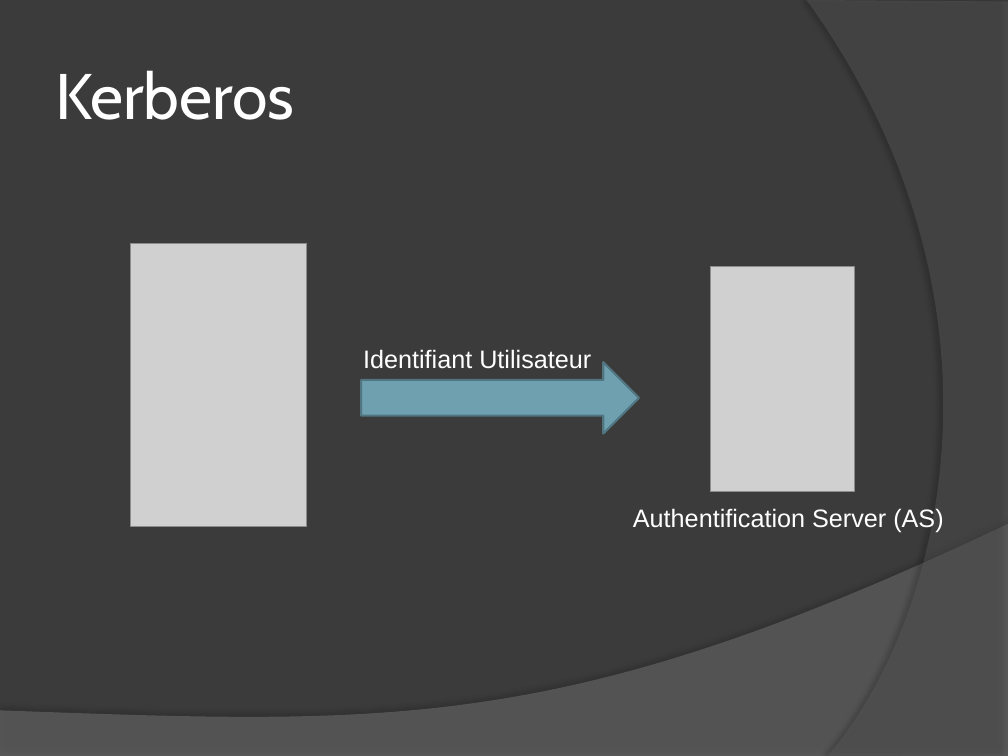
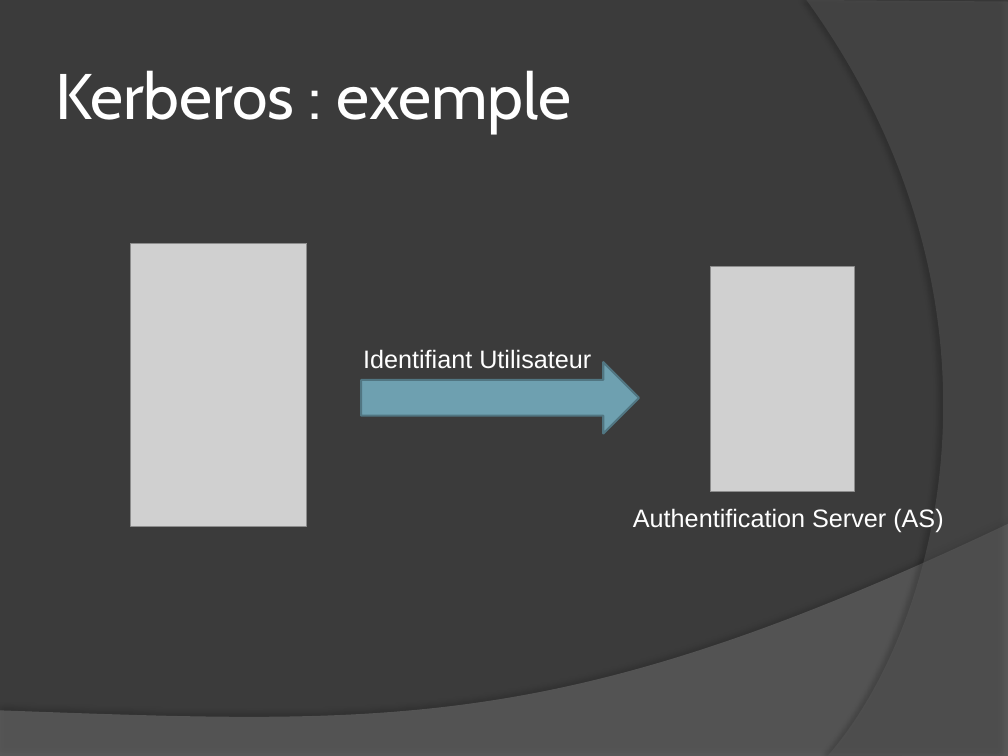
Before and after one commit to Musaran/pkimobile, a slide deck: slide 6 of Powerpoint/projetsynthese.pptx (slide 4 before the commit). Drawn at 1008x756 pixels with LibreOffice and Linux fonts; fonts in the diff are those of the drawing; grey boxes stand for pictures. Boxes give left, top, right and bottom in pixels: in the first picture for what was removed or moved away, otherwise in the second. Text is boxed around its words. In the diff, an @@ line names an element or a change of style, - is before the commit and + after.

```diff
--- a/Powerpoint/projetsynthese.pptx
+++ b/Powerpoint/projetsynthese.pptx
@@ title at [55,70,571,133]: text changed @@
-Kerberos
+Kerberos : exemple
```
Also in this commit, not shown: 1 other slide changed, 3 slides added.
